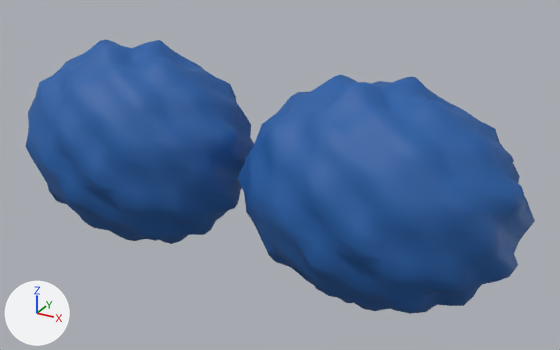
The glTF model scripts/fixtures/model3d/demo/cortex-pial.glb as it was, and as the next commit left it.
The view is the same before and after, from a camera (50 mm lens) standing at (3.24, -5.32, 2.65) and looking at (0.25, 0.1, -0.07). Every picture has the same lights, and +X, +Y and +Z are marked at lower left. The first picture is the older version.

Objects in the first picture: 'cortex.left', 'cortex.right'.
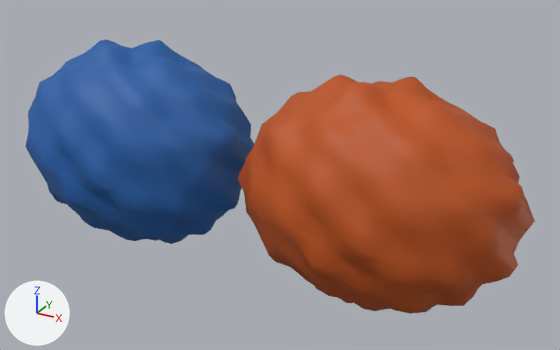
Patch to the scene script:
```diff
--- a/scripts/fixtures/model3d/demo/cortex-pial.glb.py
+++ b/scripts/fixtures/model3d/demo/cortex-pial.glb.py
@@ mat_cortex_right @@
 mat_cortex_right = principled_material('cortex.right')
-mat_cortex_right.base_color = (0.0144, 0.112, 0.381)  # blue #205ea6
+mat_cortex_right.base_color = (0.503, 0.0844, 0.0075)  # orange #bc5215
 mat_cortex_right.roughness = 0.6
```

Changed parts and their boxes [x1, y1, x2, y2] in the pictures (560 x 350 px):
'cortex.right', recoloured (blue to orange)
    both: [238, 75, 535, 314]
